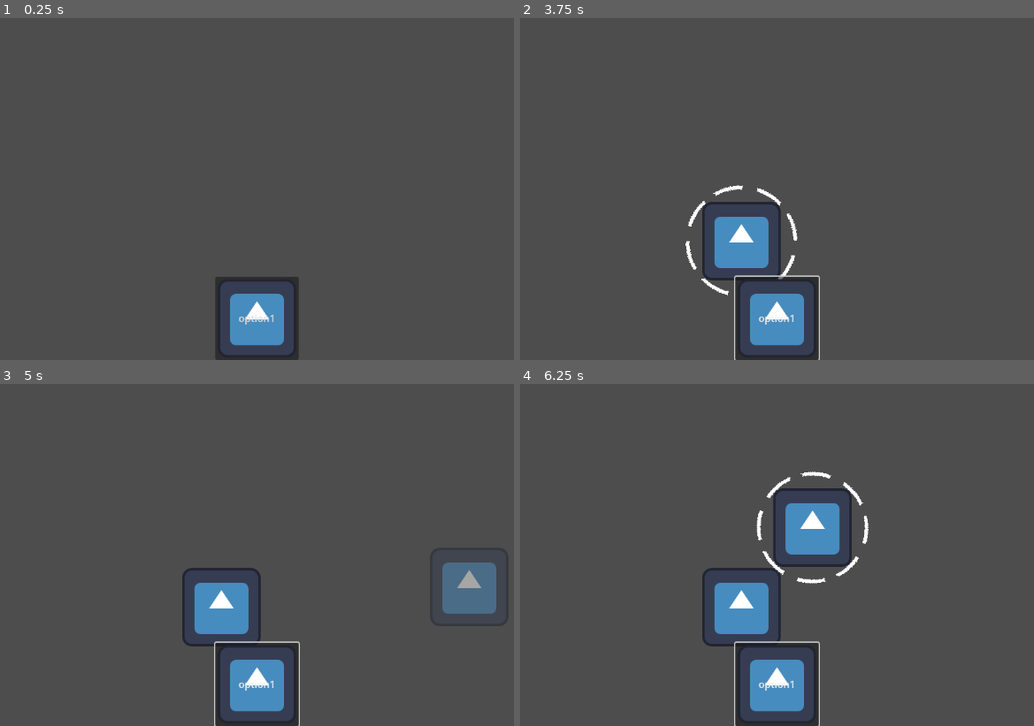
Above: before the commit, frames 1-4 (two rows, left to right).
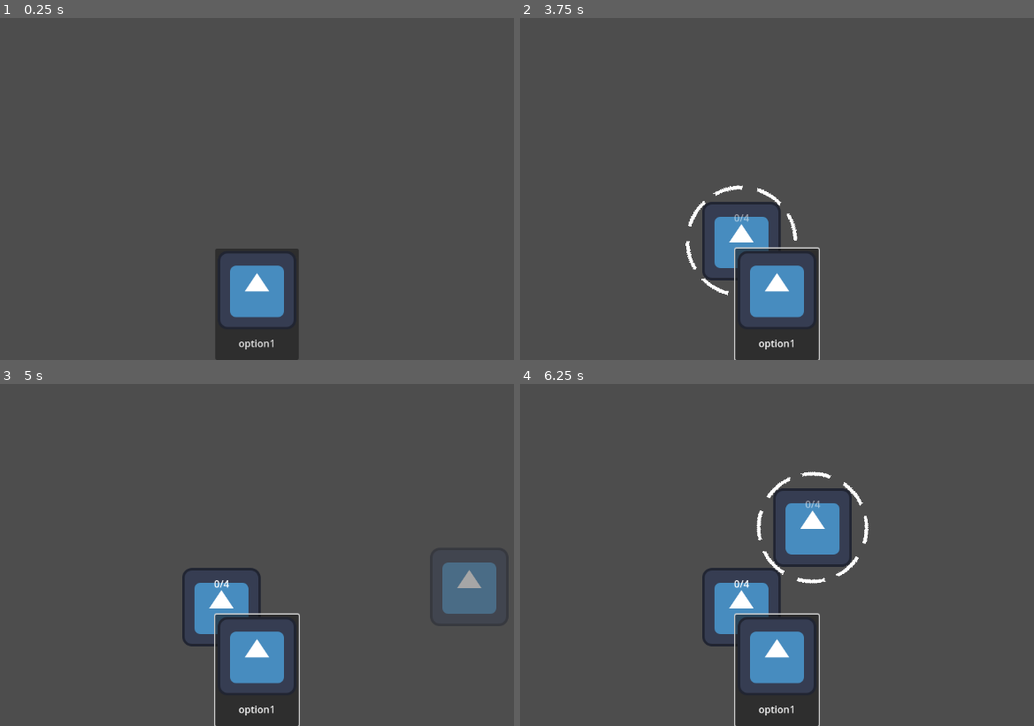
Above: after the commit, the same moments.

Repository: Iviv122/swiatlowod-2
Game: Godot game, scene res://main.tscn
Two runs of this game, one before a commit and one after it. Both use one fixed random seed, a clock stepped at 60 frames per second and the inputs below. The engine's default icon, where the game draws it, is replaced by a stand-in: a white triangle on a blue panel in a dark square.
Inputs (mouse positions are in pixels of both pictures, inside the frame that each line leads up to):
- Up to frame 1 (0.25 s): no input
- Up to frame 2 (3.75 s): tap Enter at 0.5 s; move the mouse to (931, 141) at 0.52 s; press the mouse at (931, 141) at 0.53 s; hold Right 0.53-1.25 s; release the mouse at (931, 141) at 1.25 s; click "option1" at 1.25 s; move the mouse to (633, 182) at 2.02 s; hold Down 2.03-2.78 s; tap Alt at 2.1 s; move the mouse to (848, 72) at 2.77 s; hold Right 2.78-3.53 s; tap Shift at 2.85 s; move the mouse to (741, 240) at 3.52 s; hold Up from 3.53 s (still down); click (741, 240) at 3.6 s
- Up to frame 3 (5 s): move the mouse to (467, 585) at 4.27 s; release Up at 4.28 s; hold Left from 4.28 s (still down); tap Alt at 4.35 s
- Up to frame 4 (6.25 s): move the mouse to (566, 469) at 5.02 s; tap Shift at 5.1 s; move the mouse to (812, 527) at 5.77 s; release Left at 5.78 s; press the mouse at (812, 527) at 5.78 s; hold Down from 5.78 s (still down)

The runs differ from the first frame. In frame 1, 2.9% of the frame differs, in the area x 41-59%, y 67-99%; in frame 2, 3.3%; in frame 3, 3.3%; in frame 4, 3.3%, in the area x 41-59%, y 34-99%.

Commit message:
connections label

Diff:
--- a/objects/component.gd
+++ b/objects/component_instance.gd
@@ -7,10 +7,15 @@
 @export var sprite: Sprite2D
 @export var selection_circle: SelectionCircle
 
+var text_above: Label
+
 var neighbours: Array[ComponentInstance]
+
+signal updated(c : Component)
 
 func connect_neighbour(neighbour: ComponentInstance) -> void:
 	neighbours.append(neighbour)
+	updated.emit(self)
 	component.on_connect()
 
 func _mouse_enter() -> void:
@@ -28,6 +33,13 @@
 func has_neighbour(a: ComponentInstance) -> bool:
 	return neighbours.has(a)
 
+func _ready() -> void:
+	text_above = ConnectionLabel.new()
+
+	text_above.setup(self)
+
+	add_child(text_above)
+
 func set_component(comp: Component):
 	component = comp
 	sprite.texture = comp.sprite
--- /dev/null
+++ b/objects/ui/connection_label.gd
@@ -0,0 +1,19 @@
+extends Label
+class_name ConnectionLabel
+
+func _ready():
+
+	global_position += Vector2.UP*50
+	global_position += Vector2.LEFT*size.x/2
+
+	horizontal_alignment = HORIZONTAL_ALIGNMENT_CENTER
+	vertical_alignment = VERTICAL_ALIGNMENT_CENTER
+
+func setup(c : ComponentInstance):
+	text =  "0/"+str(c.component.max_connections)
+	c.updated.connect(update)
+
+
+func update(c : ComponentInstance):
+	text =  str(c.neighbours.size())+"/"+str(c.component.max_connections)
+	pass
--- a/objects/ui/function_select.gd
+++ b/objects/ui/function_select.gd
@@ -6,6 +6,7 @@
 
 func _ready():
 	icon_alignment = HORIZONTAL_ALIGNMENT_CENTER
+	vertical_icon_alignment = VERTICAL_ALIGNMENT_TOP
 	icon = res.sprite
 
 func _pressed() -> void:
--- a/prefabs/component.tscn
+++ b/prefabs/component.tscn
@@ -1,6 +1,6 @@
 [gd_scene load_steps=6 format=3 uid="uid://c0uoji56xna3x"]
 
-[ext_resource type="Script" uid="uid://ct2cy8ncwwsjt" path="res://objects/component.gd" id="1_l37as"]
+[ext_resource type="Script" uid="uid://ct2cy8ncwwsjt" path="res://objects/component_instance.gd" id="1_l37as"]
 [ext_resource type="Texture2D" uid="uid://b553c82dcwbeu" path="res://icon.svg" id="1_wbs68"]
 [ext_resource type="Texture2D" uid="uid://caa5kffyeoy5h" path="res://raw_assets/circle_dashed.png" id="4_2oae5"]
 [ext_resource type="Script" uid="uid://dgwq0qyyj6de7" path="res://objects/ui/selection_circle.gd" id="4_rptxn"]
Renamed: objects/component.gd.uid -> objects/component_instance.gd.uid
Not shown, added: objects/ui/connection_label.gd.uid
